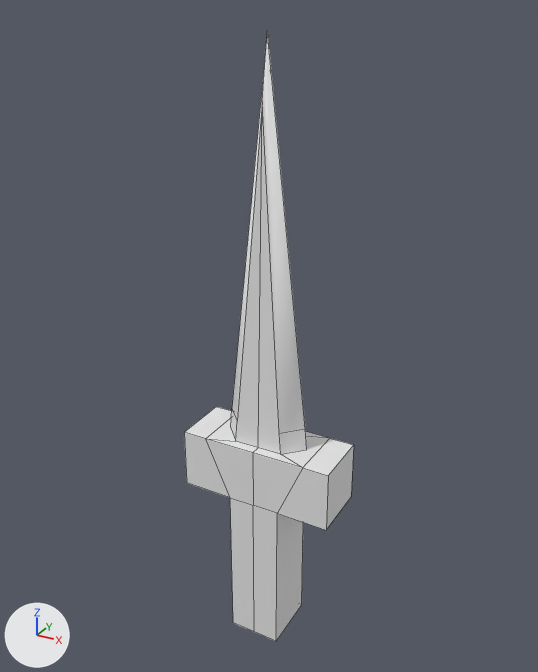
The FBX model Virtual Forge/Assets/Models/Weapons/iron_dagger.fbx as it was, and as the next commit left it.
Camera for both pictures: a camera (50 mm lens) standing at (0.304, -0.55, 0.608) and looking at (-0.005, 0.012, 0.327). The lights are fixed; the arrows at lower left show +X, +Y and +Z. Mesh edges are drawn as thin lines. Where no turn or scale is listed for an object, it has been applied to the vertices.

Objects in the first picture: 'Untitled'.
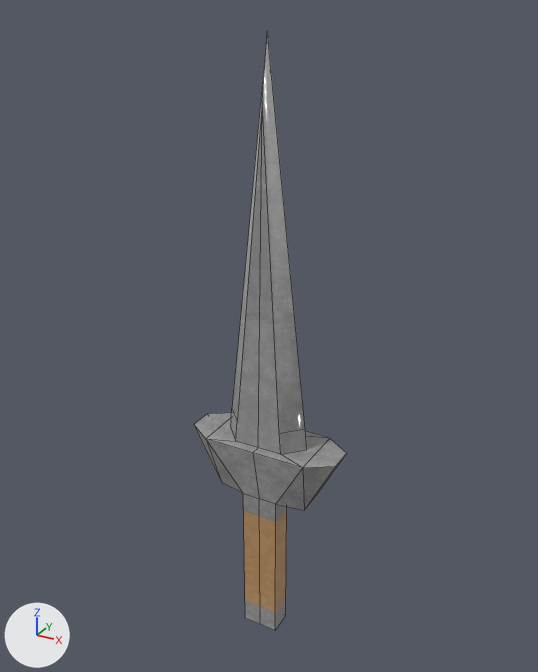
What differs and where, as boxes [x1, y1, x2, y2] in the pictures (538 x 672 px; the box of a moved part takes in the faces that stretch with it):
'Untitled', reshaped (10% narrower): before [184, 31, 354, 641]; after [194, 31, 347, 630]
part 1 of me_mesh, moved or reshaped: before [184, 407, 354, 641]; after [194, 413, 347, 630]
part 2 of me_mesh, recoloured: [206, 35, 329, 471] in both

What the commit changed:
Picture 'iron_dagger.png' (img_iron_dagger_png) is new.
Material 'Material #3' (mat_material__3) is new.
Its texture is img_iron_dagger_png.
Its roughness is 0.0.
me_mesh is used by ob_untitled; location (0.0, 0.0, 0.0).
me_mesh had 43 vertices, 40 faces and spanned x -0.078..0.078, y -0.03..0.03, z 0.0..0.593.
me_mesh now has 43 vertices, 44 faces and spans x -0.078..0.078, y -0.03..0.03, z 0.0..0.593.
Part 1, on me_mesh:
8 vertices are removed from x -0.078..0.078, y -0.03..0.03, z 0.163..0.224.
16 faces are deleted.
12 vertices move from x -0.078..0.078, y -0.03..0.03, z 0.0..0.224 to x -0.078..0.078, y -0.017..0.007, z 0.0..0.224.
8 vertices are added at x -0.078..0.078, y -0.013..0.013, z 0.163..0.224.
20 new faces join them.
me_mesh part 2: 24 faces spanning x -0.053..0.053, y -0.03..0.03, z 0.0..0.593 switch from no material to mat_material__3 (picture img_iron_dagger_png).
